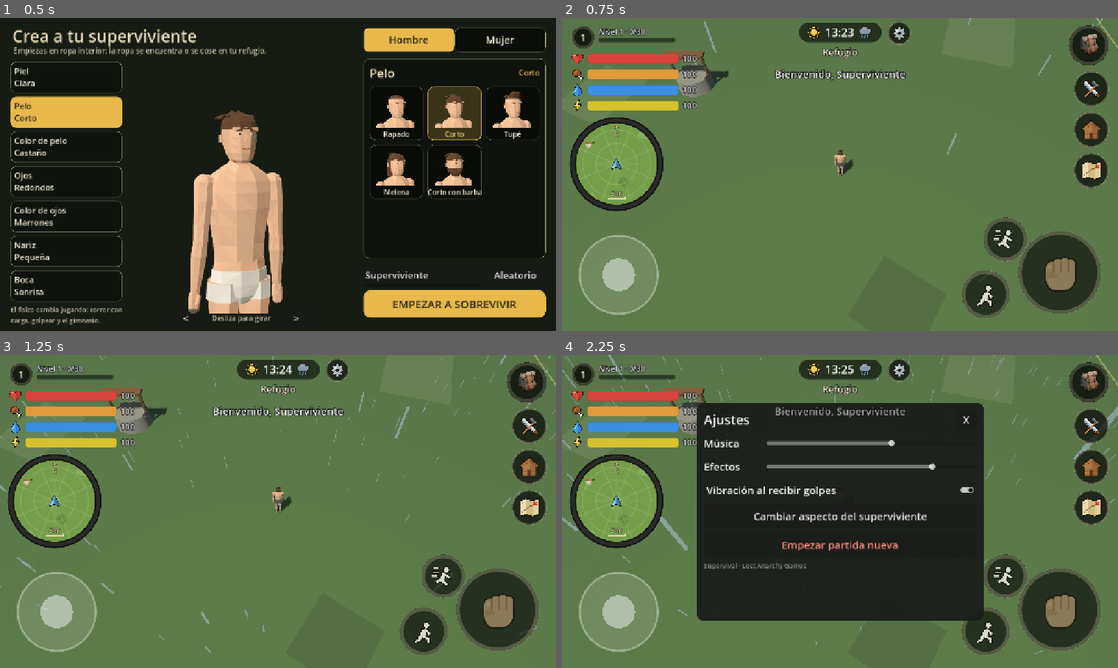
Above: before the commit, frames 1-4 (two rows, left to right).
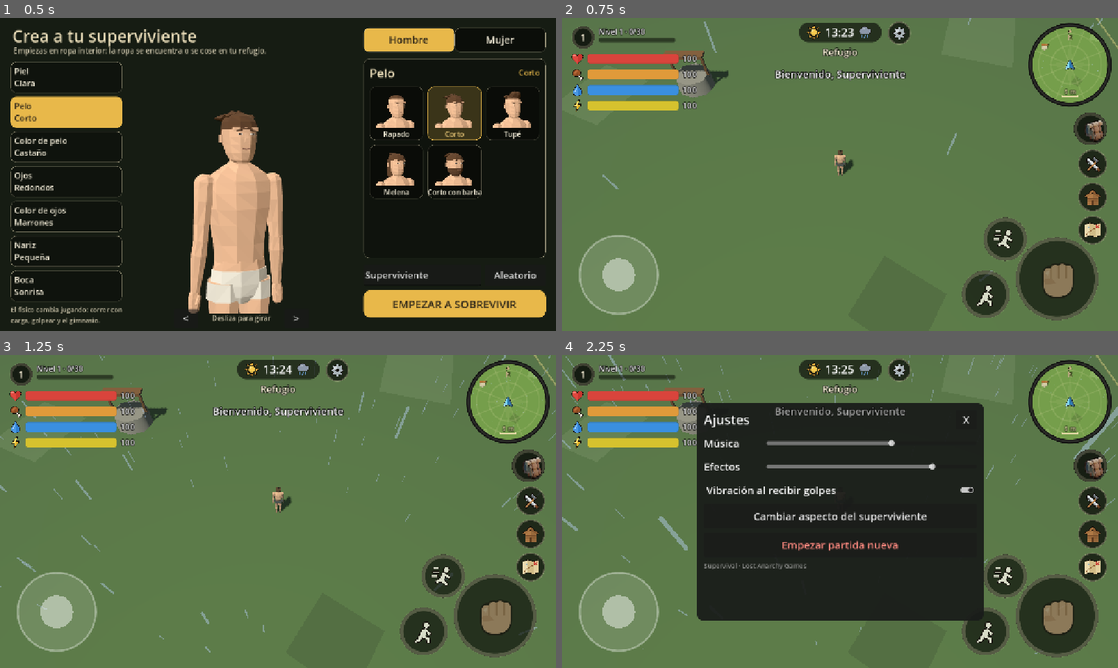
Above: after the commit, the same moments.

Repository: sergiogamezpacheco-debug/Supervival-Game
Game: Godot game, scene res://scenes/main.tscn
Same seed, same stepped clock (60 frames per second), same inputs: the game is played once before the commit and once after it.
Inputs (mouse positions are in pixels of both pictures, inside the frame that each line leads up to):
- Up to frame 1 (0.5 s): no input
- Up to frame 2 (0.75 s): click "EMPEZAR A SOBREVIVIR" at 0.5 s
- Up to frame 3 (1.25 s): no input
- Up to frame 4 (2.25 s): click (584, 373) at 1.25 s; click (901, 370) at 2.02 s

Frame 1 is identical in both runs. In frame 2, 9.9% of the frame differs, in the area x 1-99%, y 1-97%; in frame 3, 9.9%; in frame 4, 9.9%.

Commit message:
Minimapa en la esquina superior derecha con marco más fino
Los botones del lateral bajan y quedan debajo del minimapa (algo más pequeños);
el botón de acción baja un poco para no tocarse con ellos.

Co-Authored-By: Claude Opus 5.5 <noreply@anthropic.com>
Claude-Session: https://claude.ai/code/session_01PQfr7QCLvevez4wsE8NuTF

Diff:
--- a/scripts/ui/hud.gd
+++ b/scripts/ui/hud.gd
@@ -269,7 +269,13 @@
 ## Minimapa redondo bajo las barras (necesita el mundo para la cámara cenital).
 func add_minimap(world: Node3D) -> void:
 	minimap = load("res://scripts/ui/minimap.gd").new()
-	minimap.position = Vector2(18, 228)
+	# Esquina superior derecha; los botones del lateral van debajo
+	minimap.anchor_left = 1.0
+	minimap.anchor_right = 1.0
+	minimap.offset_left = -16.0 - minimap.SIZE
+	minimap.offset_right = -16.0
+	minimap.offset_top = 12.0
+	minimap.offset_bottom = 12.0 + minimap.SIZE
 	_root.add_child(minimap)
 	_root.move_child(minimap, 1)
 	minimap.setup(world)
@@ -448,10 +454,10 @@
 	action_button.anchor_right = 1.0
 	action_button.anchor_top = 1.0
 	action_button.anchor_bottom = 1.0
-	action_button.offset_left = -230
-	action_button.offset_right = -40
-	action_button.offset_top = -230
-	action_button.offset_bottom = -40
+	action_button.offset_left = -236
+	action_button.offset_right = -46
+	action_button.offset_top = -216
+	action_button.offset_bottom = -26
 	_root.add_child(action_button)
 
 	# Agacharse: más lento y silencioso; golpe por sorpresa x3
@@ -555,9 +561,9 @@
 	side.anchor_left = 1.0
 	side.anchor_right = 1.0
 	side.offset_left = -200
-	side.offset_right = -20
-	side.offset_top = 14
-	side.add_theme_constant_override("separation", 10)
+	side.offset_right = -24
+	side.offset_top = 214   # debajo del minimapa
+	side.add_theme_constant_override("separation", 6)
 	_root.add_child(side)
 	inv_btn = _make_inv_button()
 	side.add_child(inv_btn)
@@ -578,7 +584,7 @@
 func _big_button(icon_name: String, tip: String) -> Button:
 	var b := Button.new()
 	b.tooltip_text = tip
-	b.custom_minimum_size = Vector2(84, 84)
+	b.custom_minimum_size = Vector2(70, 70)
 	b.size_flags_horizontal = Control.SIZE_SHRINK_END
 	b.icon = DB.ui_icon(icon_name)   # lo dibuja el propio botón, centrado
 	var empty := StyleBoxEmpty.new()
@@ -813,7 +819,7 @@
 ## Botón del HUD: icono de mochila con un anillo que se llena con la carga.
 func _make_inv_button() -> Button:
 	var b := Button.new()
-	b.custom_minimum_size = Vector2(96, 96)
+	b.custom_minimum_size = Vector2(80, 80)
 	b.size_flags_horizontal = Control.SIZE_SHRINK_END
 	b.tooltip_text = "Inventario"
 	var empty := StyleBoxEmpty.new()
--- a/scripts/ui/minimap.gd
+++ b/scripts/ui/minimap.gd
@@ -5,7 +5,7 @@
 
 const RADIUS_M := 12.0          # metros del centro al borde
 const TILT := 0.42              # inclinación de la cámara (rad): árboles y rocas se ven en 3D
-const SIZE := 214.0             # diámetro en píxeles (lienzo 1280x720)
+const SIZE := 190.0             # diámetro en píxeles (lienzo 1280x720)
 const TEX := 256                # resolución de la vista
 const UPDATE_EVERY := 3         # se repinta 1 de cada 3 fotogramas (ahorra batería)
 const VIEW_LAYER := 1           # capa que ve la cámara: sin criaturas ni jugador (van como iconos)
@@ -82,8 +82,8 @@
 	if _cam == null or not _cam.is_inside_tree():
 		return null
 	var uv := _cam.unproject_position(pos) / float(TEX)   # 0..1 en la vista
-	var d := (uv - Vector2(0.5, 0.5)) * 2.0 * (SIZE / 2.0 - 12.0)
-	if d.length() > SIZE / 2.0 - 22.0:
+	var d := (uv - Vector2(0.5, 0.5)) * 2.0 * (SIZE / 2.0 - 7.0)
+	if d.length() > SIZE / 2.0 - 17.0:
 		return null
 	return Vector2(SIZE / 2.0, SIZE / 2.0) + d
 
@@ -99,7 +99,7 @@
 func _draw() -> void:
 	var c := Vector2(SIZE, SIZE) / 2.0
 	var r := SIZE / 2.0
-	var inner := r - 12.0
+	var inner := r - 7.0
 	# Vista recortada en círculo
 	if _vp:
 		var pts := PackedVector2Array()
@@ -108,7 +108,7 @@
 			var a := TAU * float(i) / 48.0
 			var v := Vector2(cos(a), sin(a))
 			pts.append(c + v * inner)
-			uvs.append(Vector2(0.5, 0.5) + v * 0.5 * (inner / (r - 12.0)))
+			uvs.append(Vector2(0.5, 0.5) + v * 0.5)
 		draw_colored_polygon(pts, Color.WHITE, uvs, _vp.get_texture())
 	# Rosa de los vientos tenue
 	var faint := Color(0.95, 0.92, 0.7, 0.13)
@@ -145,14 +145,14 @@
 		_icon("jugador", Vector2.ZERO, 26.0)
 		draw_set_transform(Vector2.ZERO, 0.0, Vector2.ONE)
 	# Aro
-	draw_arc(c, r - 6.0, 0.0, TAU, 64, Color("2b2b29"), 12.0, true)
-	draw_arc(c, r - 0.5, 0.0, TAU, 64, Color("121211"), 2.0, true)
-	draw_arc(c, inner, 0.0, TAU, 64, Color("161614"), 2.0, true)
+	draw_arc(c, r - 3.5, 0.0, TAU, 64, Color("2b2b29"), 6.0, true)
+	draw_arc(c, r - 0.5, 0.0, TAU, 64, Color("121211"), 1.5, true)
+	draw_arc(c, inner, 0.0, TAU, 64, Color("161614"), 1.5, true)
 	# Norte
-	_icon("norte", Vector2(c.x, 30.0), 30.0)
+	_icon("norte", Vector2(c.x, 26.0), 28.0)
 	# Escala: 10 m
 	var px := 5.0 / RADIUS_M * inner
-	var y := SIZE - 28.0
+	var y := SIZE - 22.0
 	var x0 := c.x - px / 2.0
 	var col := Color("e6d9a8")
 	draw_line(Vector2(x0, y), Vector2(x0 + px, y), col, 2.0)
--- a/tools/minimap_shot.gd
+++ b/tools/minimap_shot.gd
@@ -10,7 +10,8 @@
 	DirAccess.remove_absolute(ProjectSettings.globalize_path(GS.save_path))
 	get_window().size = Vector2i(1280, 720)
 	GS.new_game()
-	GS.current_map = "bosque"
+	var args := OS.get_cmdline_user_args()
+	GS.current_map = args[1] if args.size() > 1 else "bosque"
 	var world: Node3D = load("res://scenes/main.tscn").instantiate()
 	add_child(world)
 	for i in 10:
@@ -30,10 +31,5 @@
 	for i in 30:
 		await get_tree().process_frame
 	await RenderingServer.frame_post_draw
-	get_viewport().get_texture().get_image().save_png(out + "/minimapa.png")
-	var img := get_viewport().get_texture().get_image()
-	img.get_region(Rect2i(0, 200, 280, 280)).resize(560, 560, Image.INTERPOLATE_LANCZOS)
-	var crop := img.get_region(Rect2i(8, 218, 236, 236))
-	crop.resize(472, 472, Image.INTERPOLATE_LANCZOS)
-	crop.save_png(out + "/minimapa_zoom.png")
+	get_viewport().get_texture().get_image().save_png(out + "/minimapa_%s.png" % GS.current_map)
 	get_tree().quit()
